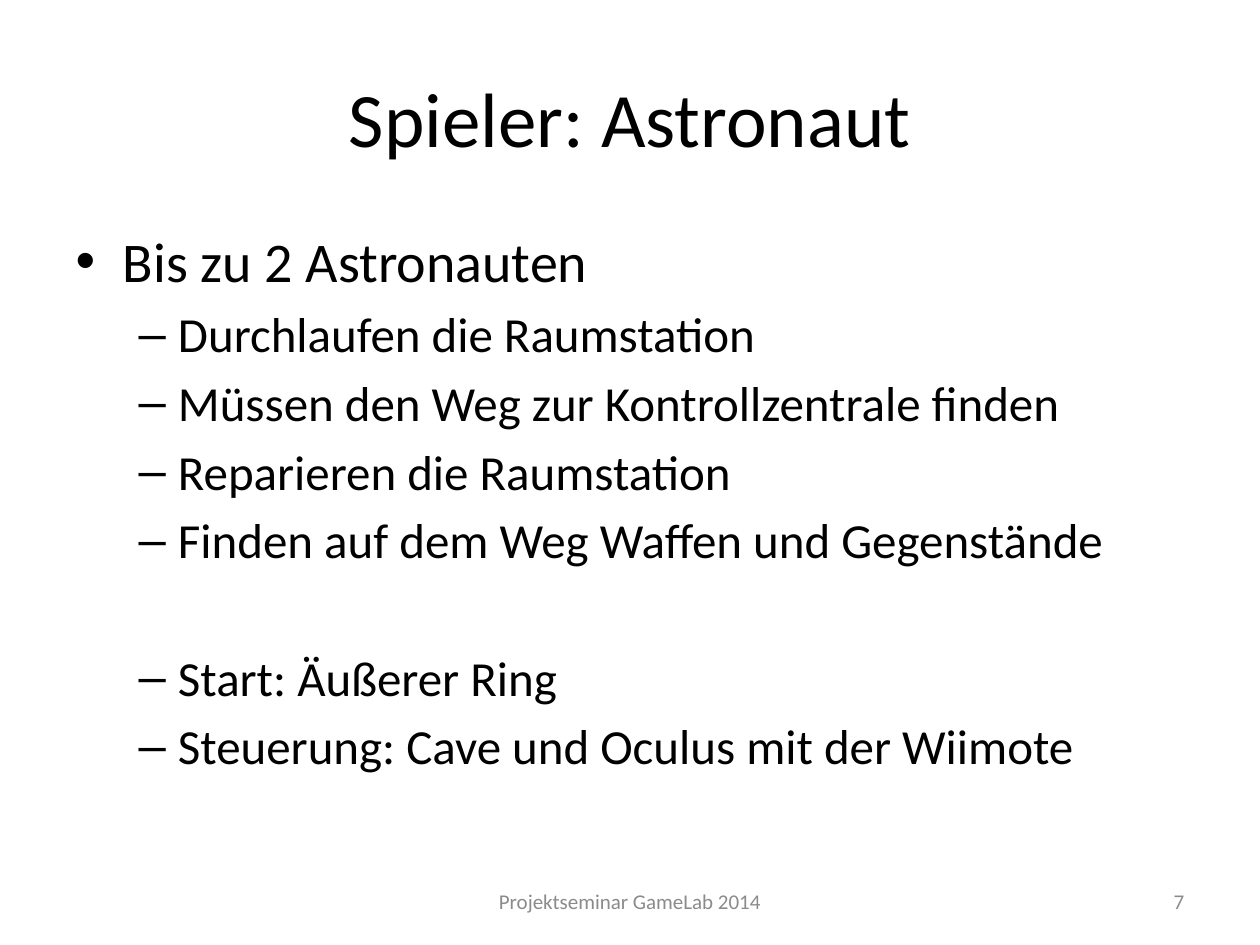
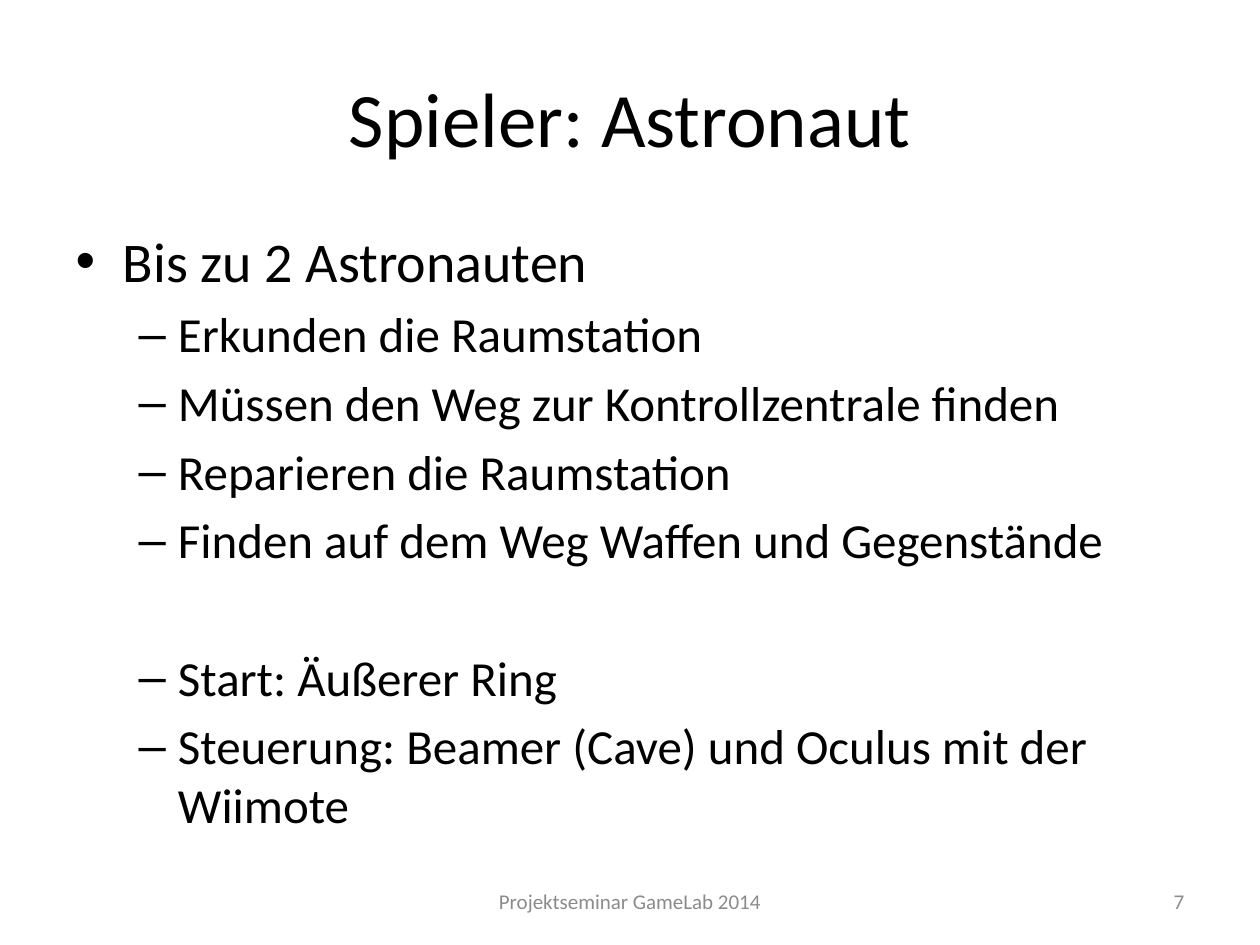
Before and after one commit to Instinctlol/gamelab2014, a slide deck: slide 7 of Abschlusspräsentation/SpielkonzeptFINAL.pptx. Drawn at 1260x945 pixels with LibreOffice and Linux fonts; fonts in the diff are those of the drawing; background and template pictures are left out. Boxes give left, top, right and bottom in pixels: in the first picture for what was removed or moved away, otherwise in the second. Text is boxed around its words. In the diff, an @@ line names an element or a change of style, - is before the commit and + after.

```diff
--- a/Abschlusspräsentation/SpielkonzeptFINAL.pptx
+++ b/Abschlusspräsentation/SpielkonzeptFINAL.pptx
@@ text at (178,318,702,353): text changed @@
-  – Durchlaufen die Raumstation
+  – Erkunden die Raumstation
@@ text at (178,728,1087,824): text changed @@
-  – Steuerung: Cave und Oculus mit der Wiimote
+  – Steuerung: Beamer (Cave) und Oculus mit der Wiimote
```
Also in this commit, not shown: 2 other slides changed.
